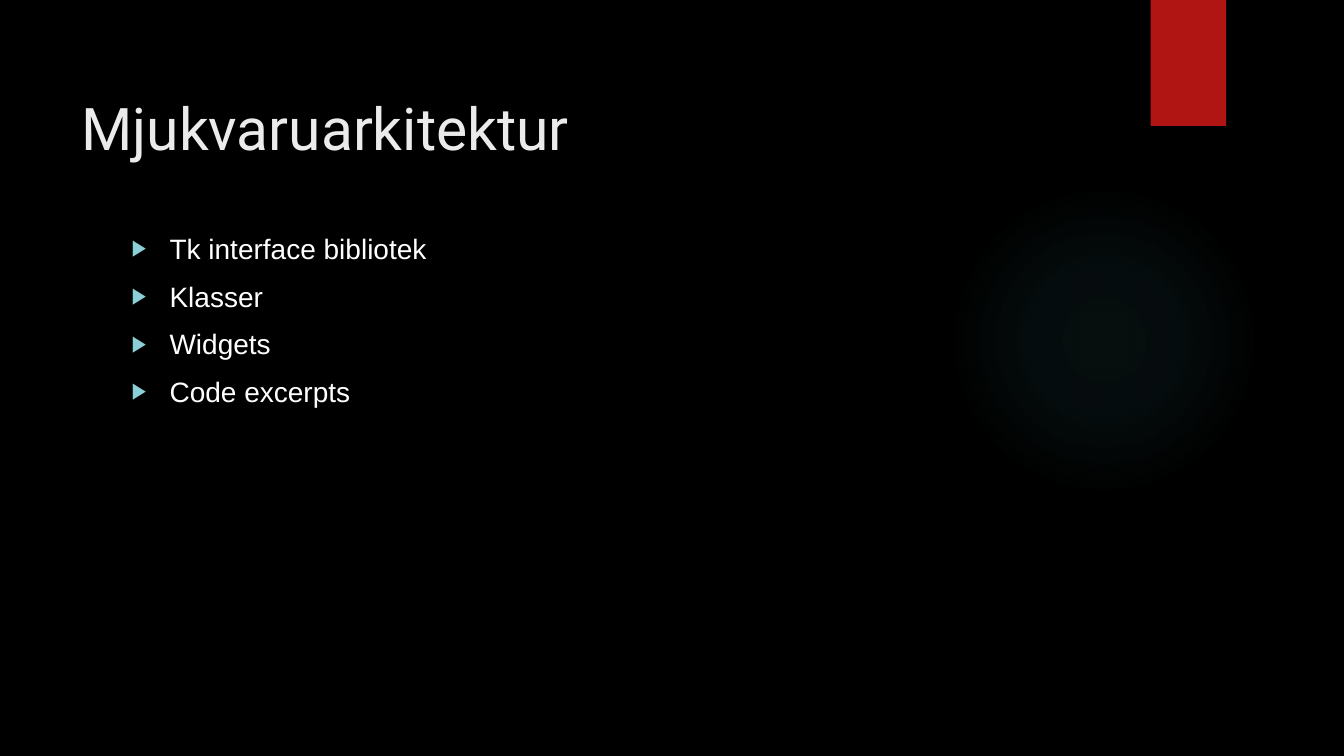
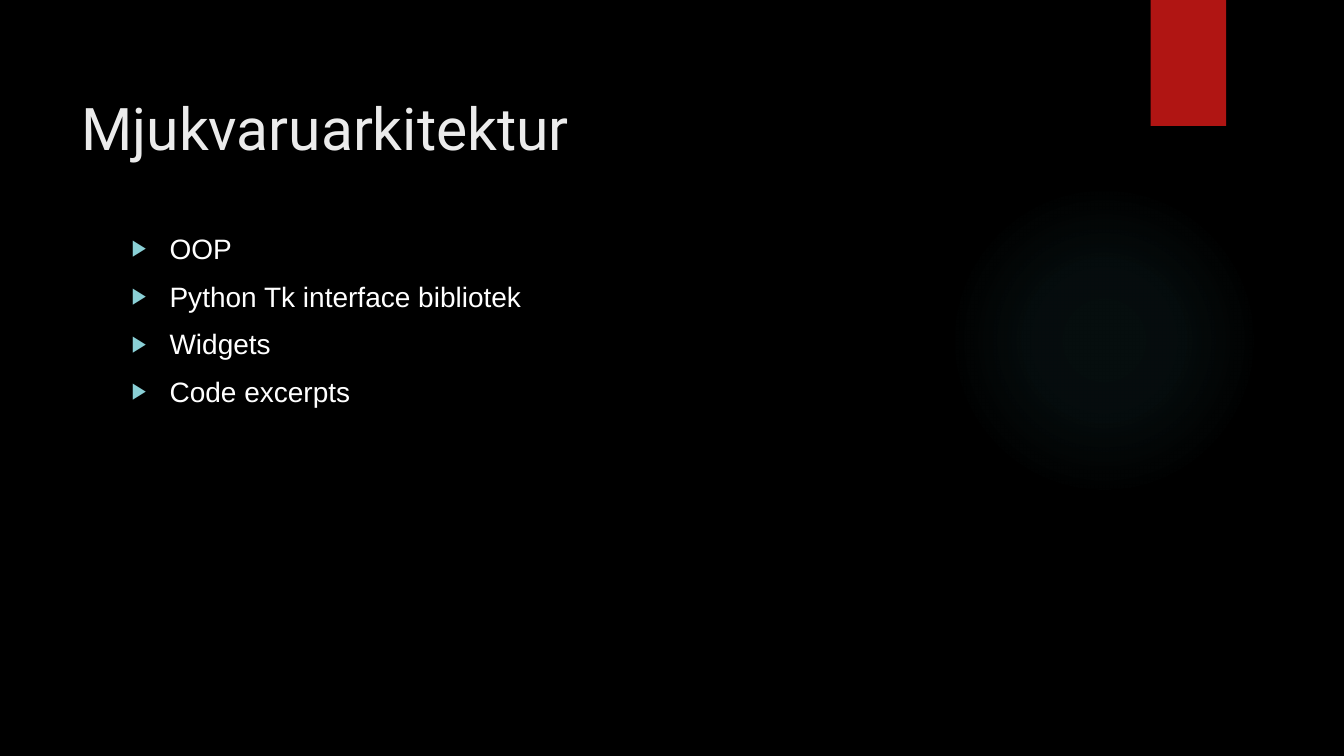
Before and after one commit to hamadaio/magic-mirror-project, a slide deck: slide 7 of pitch_group_mirror.pptx (slide 6 before the commit). Drawn at 1344x756 pixels with LibreOffice and Linux fonts; fonts in the diff are those of the drawing; background and template pictures are left out. Boxes give left, top, right and bottom in pixels: in the first picture for what was removed or moved away, otherwise in the second. Text is boxed around its words. In the diff, an @@ line names an element or a change of style, - is before the commit and + after.

```diff
--- a/pitch_group_mirror.pptx
+++ b/pitch_group_mirror.pptx
@@ text at [170,239,521,312]: text changed @@
-▶ Tk interface bibliotek
-▶ Klasser
+▶ OOP
+▶ Python Tk interface bibliotek
```
Also in this commit, not shown: 10 other slides changed, 2 slides added.
